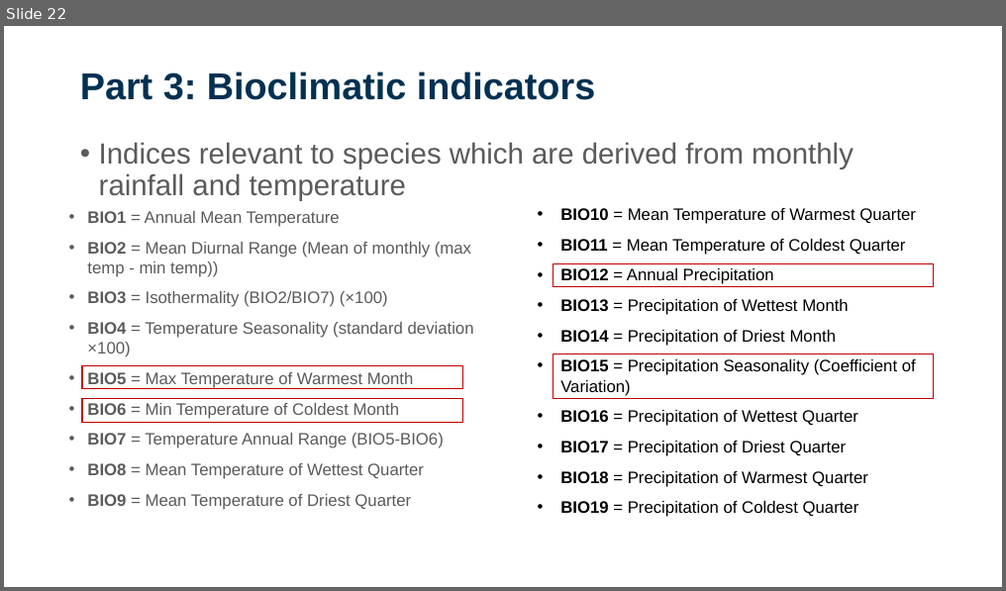
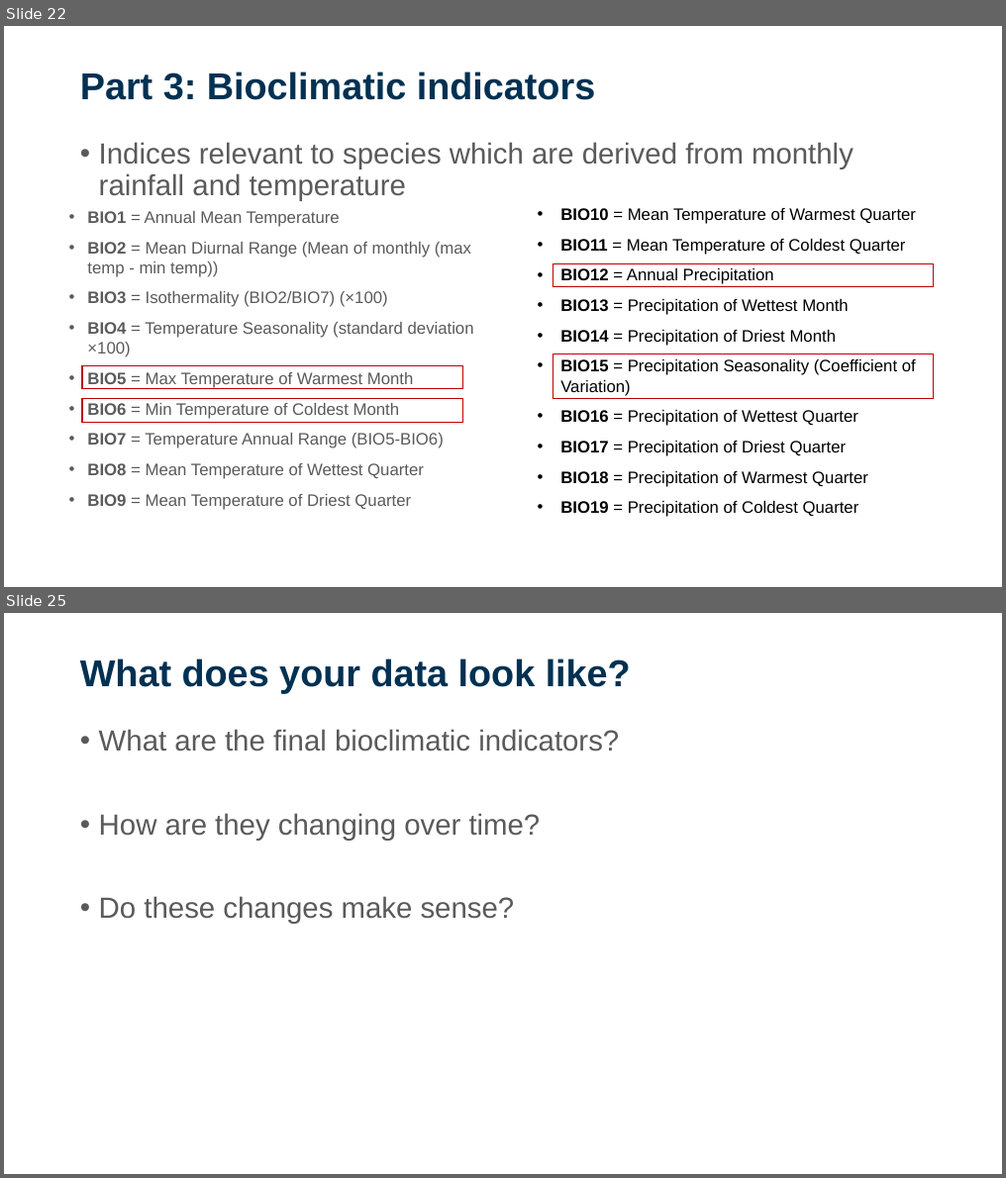
Before and after one commit to sdesrosiers1989/ICCB_Projections, a slide deck: ICCB2025_Session2_ClimateProjections.pptx. Shown one above the other, each under a label of ours: slide 22 before the commit, slides 22 and 25 after it; the slides between them are not shown. The pictures are 1006x591 and 1006x1178 pixels, drawn with LibreOffice and Linux fonts; fonts in the diff are those of the drawing; background and template pictures are left out. Boxes give left, top, right and bottom in pixels: in the first picture for what was removed or moved away, otherwise in the second. Text is boxed around its words. In the diff, an @@ line names an element or a change of style, - is before the commit and + after.

Commit message:
Updated data, scritps, powerpoint

```diff
--- a/ICCB2025_Session2_ClimateProjections.pptx
+++ b/ICCB2025_Session2_ClimateProjections.pptx
@@ slide 25 added at (4, 613, 1002, 1174), background picture (left out) @@
@@ title added at (80, 659, 631, 693), 36 pt, text #003152, bold @@
+What does your data look like?
@@ text added at (99, 729, 619, 924), 28 pt, text #5A5A5A @@
+• What are the final bioclimatic indicators?
+• How are they changing over time?
+• Do these changes make sense?
```
Also in this commit, not shown: 7 slides changed, 10 other files.
